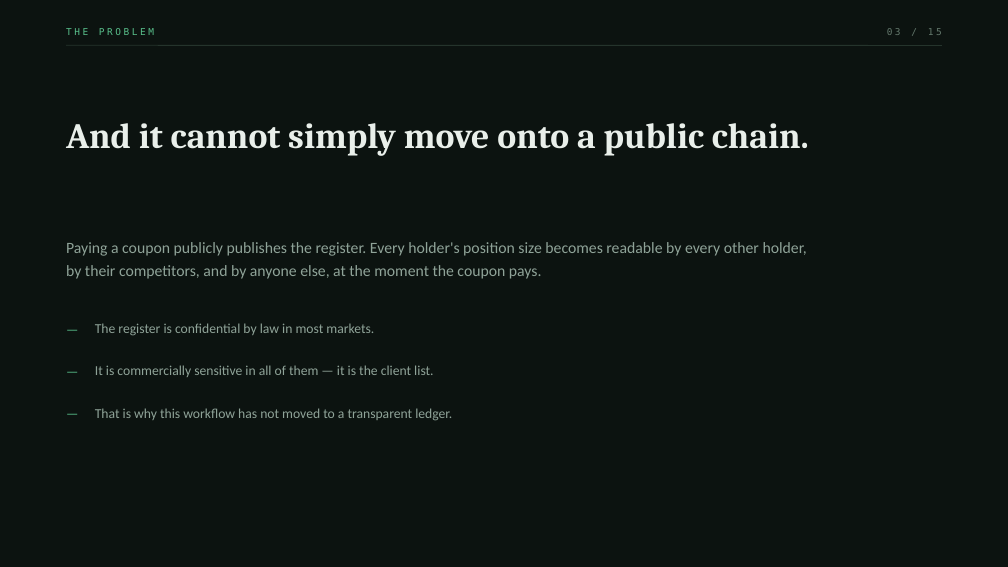
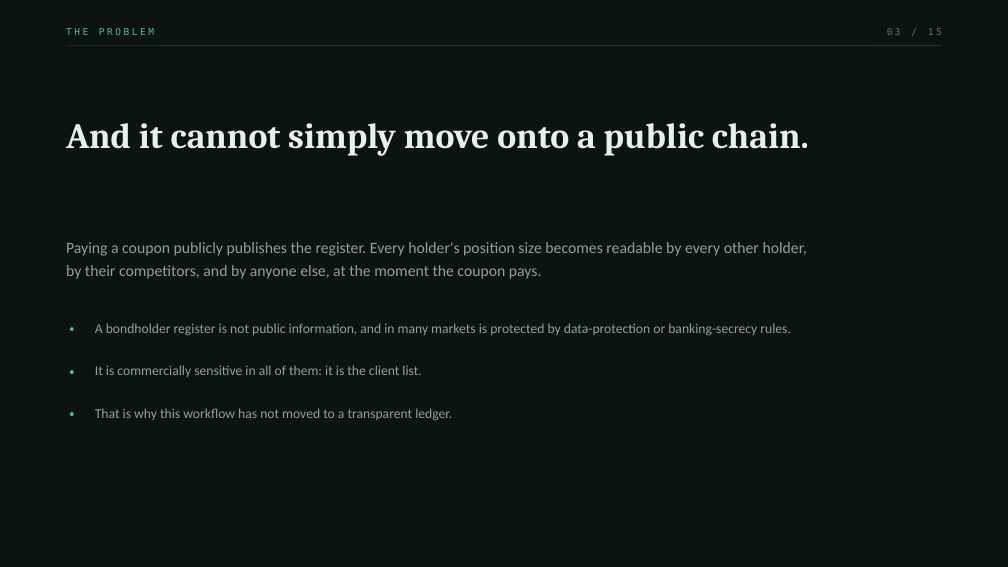
Before and after one commit to Chain-Experts/Indivisa, a slide deck: slide 3 of docs/Indivisa-pitch.pptx. Drawn at 1008x567 pixels with LibreOffice and Linux fonts; fonts in the diff are those of the drawing. Boxes give left, top, right and bottom in pixels: in the first picture for what was removed or moved away, otherwise in the second. Text is boxed around its words. In the diff, an @@ line names an element or a change of style, - is before the commit and + after.

```diff
--- a/docs/Indivisa-pitch.pptx
+++ b/docs/Indivisa-pitch.pptx
@@ text at (70, 315, 92, 340): text changed; size 13 to 20 pt; bold on @@
-—
+·
@@ text at (95, 323, 791, 336): text changed @@
-The register is confidential by law in most markets.
+A bondholder register is not public information, and in many markets is protected by data-protection or banking-secrecy rules.
@@ text at (70, 358, 92, 382): text changed; size 13 to 20 pt; bold on @@
-—
+·
@@ text at (95, 365, 421, 377): text changed @@
-It is commercially sensitive in all of them — it is the client list.
+It is commercially sensitive in all of them: it is the client list.
@@ text at (70, 400, 92, 424): text changed; size 13 to 20 pt; bold on @@
-—
+·
```
Also in this commit, not shown: 9 other slides changed, 7 other files.
